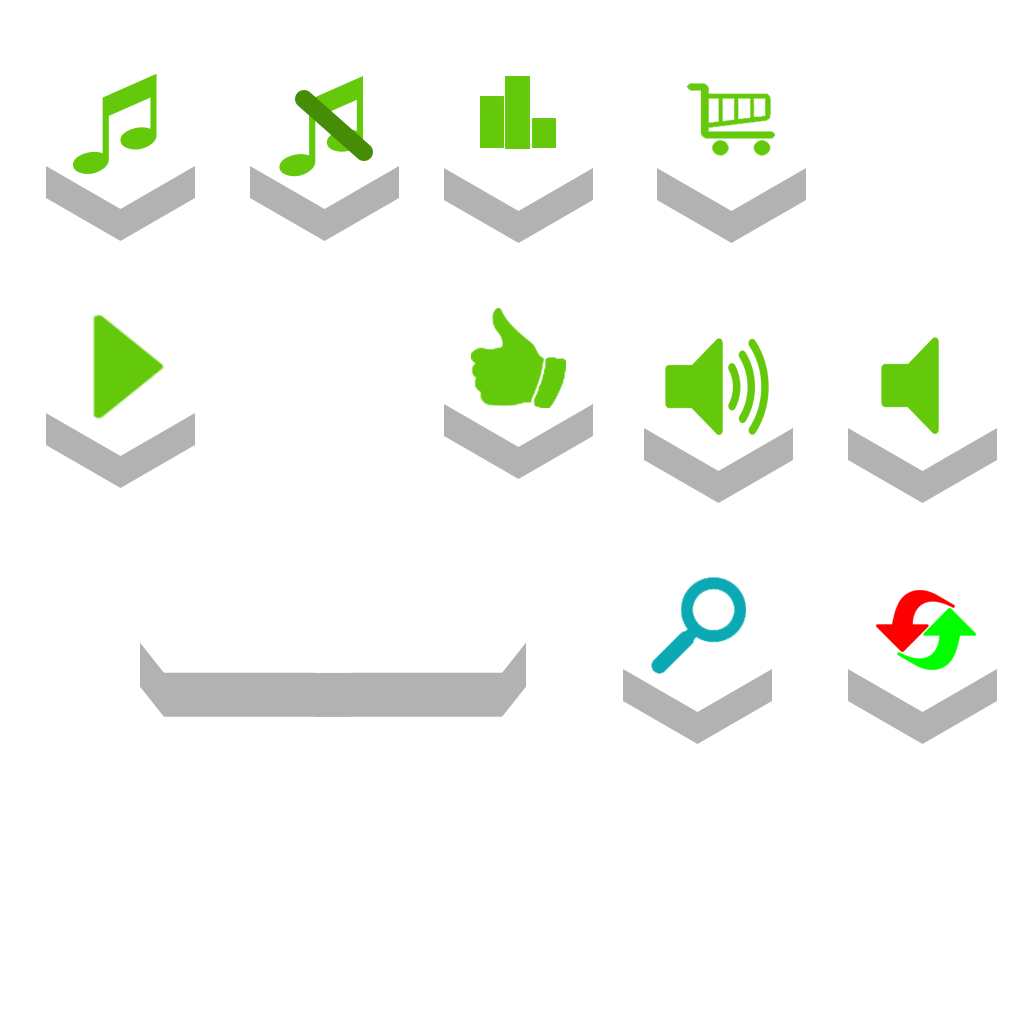
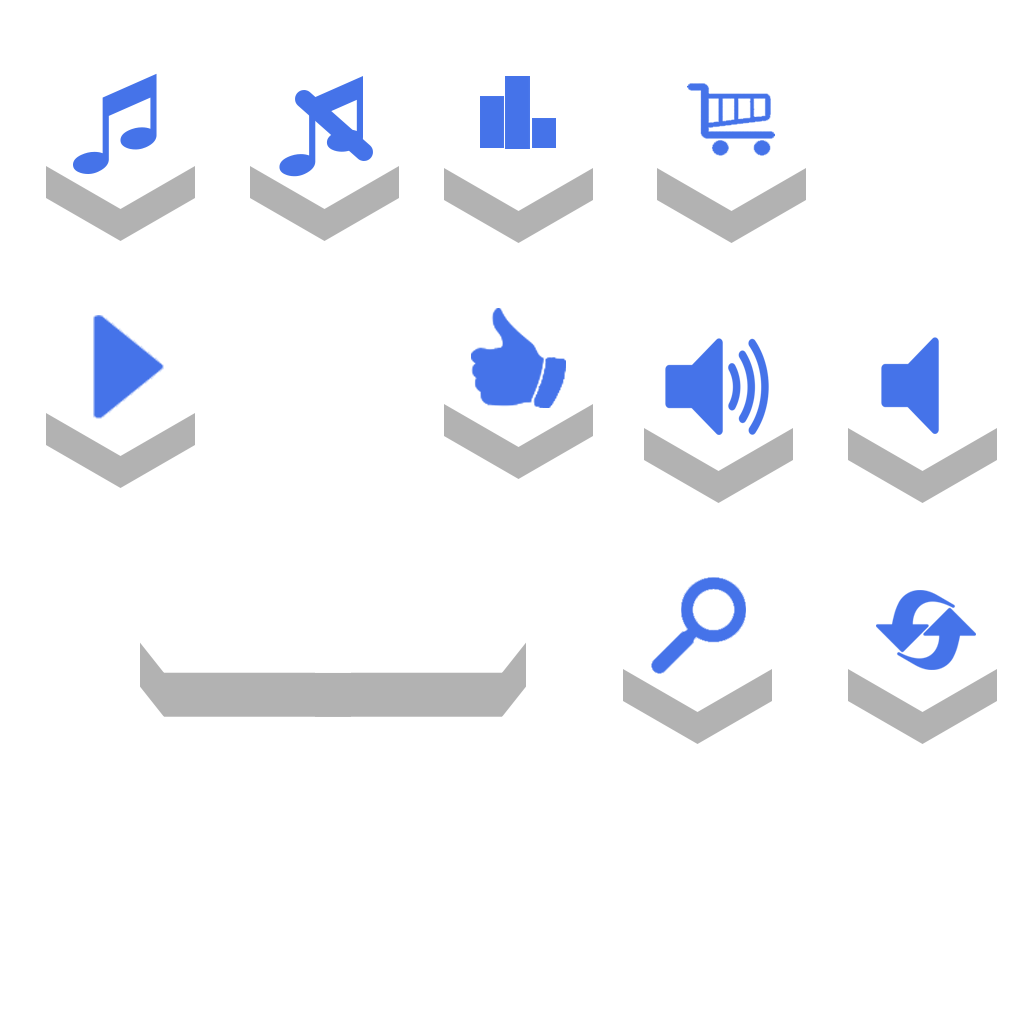
Layered file, before and after one edit (1024x1024). Changes by layer:
pixels changed over [left=73, top=73, right=976, bottom=674] (layer not identified)
